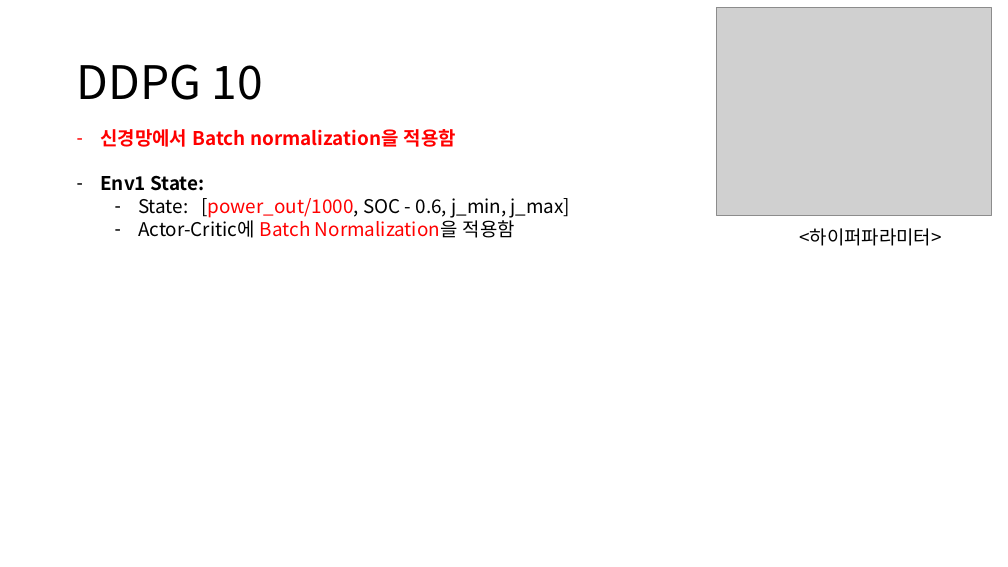
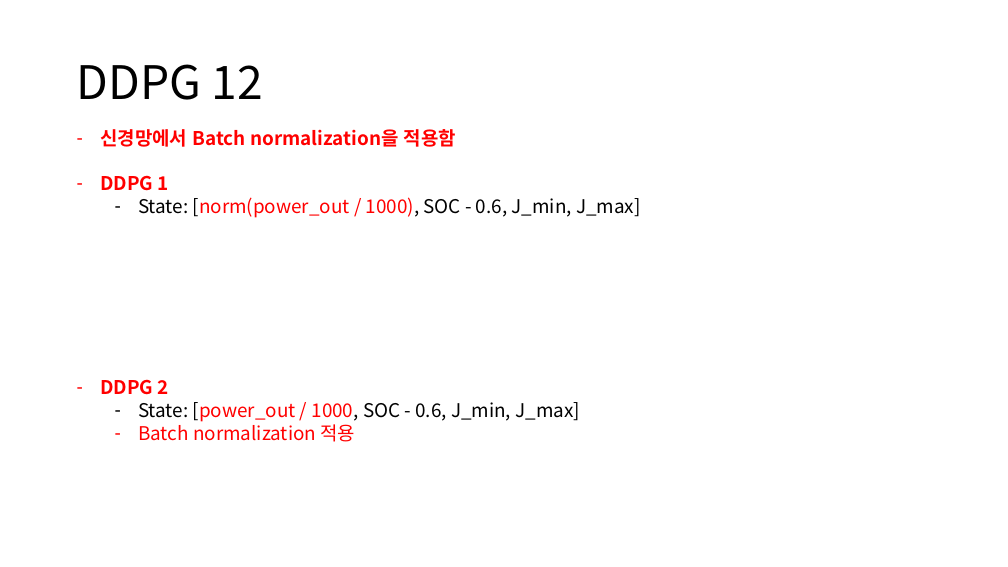
Before and after one commit to zidane89/experiment, a slide deck: slide 35 of 실험정리.pptx (slide 31 before the commit). Drawn at 1008x567 pixels with LibreOffice and Linux fonts; fonts in the diff are those of the drawing; grey boxes stand for pictures. Boxes give left, top, right and bottom in pixels: in the first picture for what was removed or moved away, otherwise in the second. Text is boxed around its words. In the diff, an @@ line names an element or a change of style, - is before the commit and + after.

```diff
--- a/실험정리.pptx
+++ b/실험정리.pptx
@@ picture removed at (716,8,991,216) @@
@@ title at (77,64,263,100): text changed @@
-DDPG 10
+DDPG 12
@@ text at (100,175,641,442): text changed; text colour #000000 to #FF0000 @@
-– Env1 State:
-  – State: [power_out/1000, SOC - 0.6, j_min, j_max]
-  – Actor-Critic에 Batch Normalization을 적용함
+  – DDPG 1
+    – State: [norm(power_out / 1000), SOC - 0.6, J_min, J_max]
+  – DDPG 2
+    – State: [power_out / 1000, SOC - 0.6, J_min, J_max]
+    – Batch normalization 적용
@@ text removed at (799,228,942,246) @@
-<하이퍼파라미터>
```
Also in this commit, not shown: 2 other slides changed, 4 slides added, 10 other files.
